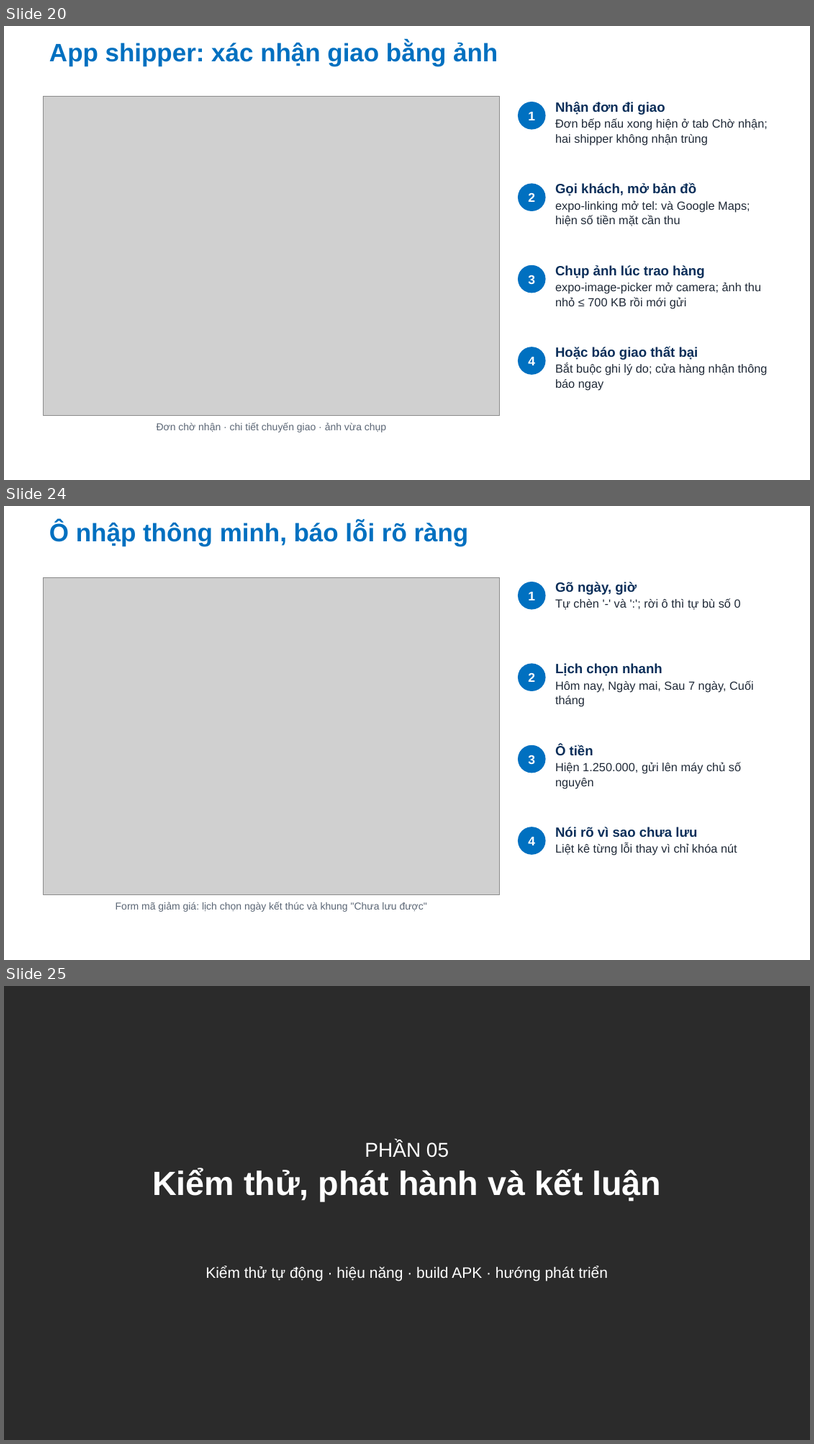
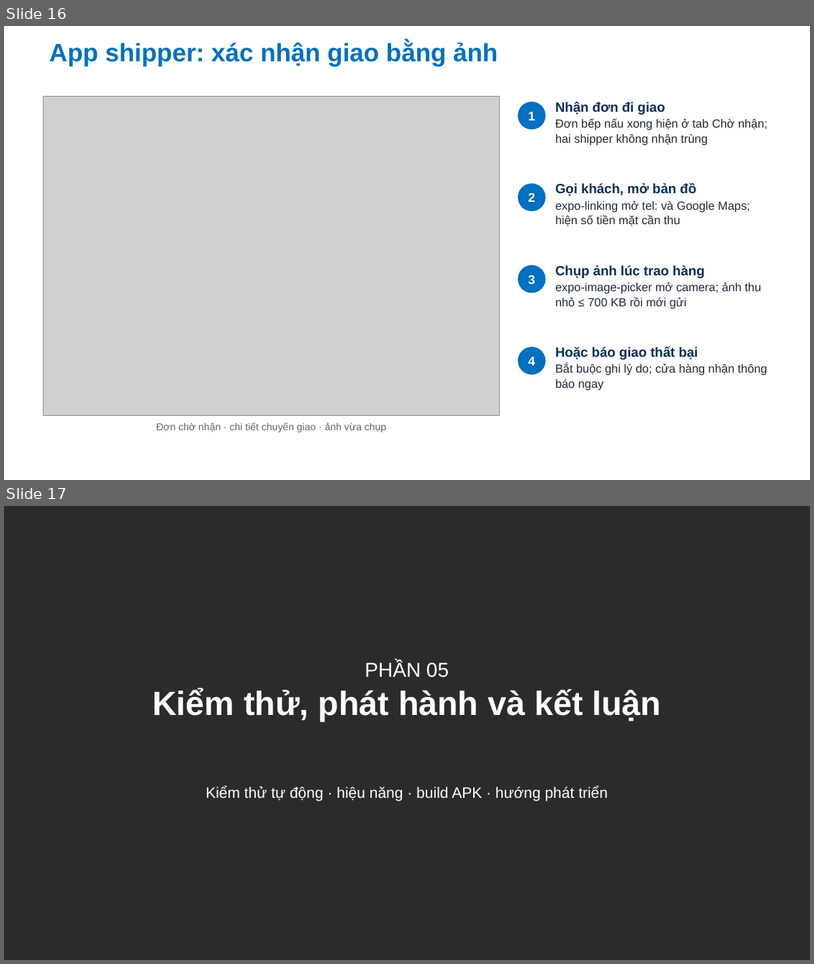
Before and after one commit to Anpham120/restaurant-ordering-mobile, a slide deck: docs/Slide_PTUDDD_AtlasRestaurant.pptx. Shown one above the other, each under a label of ours: slides 20, 24 and 25 before the commit, slides 16 and 17 after it; the slides between them are not shown. The pictures are 814x1444 and 814x964 pixels, drawn with LibreOffice and Linux fonts; fonts in the diff are those of the drawing; grey boxes stand for pictures; background and template pictures are left out; a plain dark background stands for a picture behind light text. Boxes give left, top, right and bottom in pixels: in the first picture for what was removed or moved away, otherwise in the second. Text is boxed around its words. In the diff, an @@ line names an element or a change of style, - is before the commit and + after.

```diff
--- a/docs/Slide_PTUDDD_AtlasRestaurant.pptx
+++ b/docs/Slide_PTUDDD_AtlasRestaurant.pptx
@@ slide 24 removed at (4, 506, 810, 960), background #FFFFFF @@
@@ title removed at (49, 521, 469, 546) @@
-Ô nhập thông minh, báo lỗi rõ ràng
@@ picture removed at (44, 577, 500, 894) @@
@@ ellipse removed at (518, 582, 546, 610) @@
@@ text removed at (528, 592, 535, 600) @@
-1
@@ text removed at (556, 582, 741, 610) @@
-Gõ ngày, giờ
-Tự chèn '-' và ':'; rời ô thì tự bù số 0
@@ ellipse removed at (518, 663, 546, 691) @@
@@ text removed at (528, 673, 535, 682) @@
-2
@@ text removed at (556, 663, 754, 707) @@
-Lịch chọn nhanh
-Hôm nay, Ngày mai, Sau 7 ngày, Cuối tháng
@@ ellipse removed at (518, 745, 546, 773) @@
@@ text removed at (528, 755, 535, 764) @@
-3
@@ text removed at (556, 744, 741, 788) @@
-Ô tiền
-Hiện 1.250.000, gửi lên máy chủ số nguyên
@@ ellipse removed at (518, 826, 546, 854) @@
@@ text removed at (556, 826, 738, 855) @@
-Nói rõ vì sao chưa lưu
-Liệt kê từng lỗi thay vì chỉ khóa nút
@@ text removed at (528, 836, 535, 845) @@
-4
@@ text removed at (116, 901, 427, 911) @@
-Form mã giảm giá: lịch chọn ngày kết thúc và khung "Chưa lưu được"
@@ what was slide 20 is now slide 16 @@
@@ what was slide 25 is now slide 17 @@
```
Also in this commit, not shown: 5 slides changed, 7 other slides removed, 1 other file.
